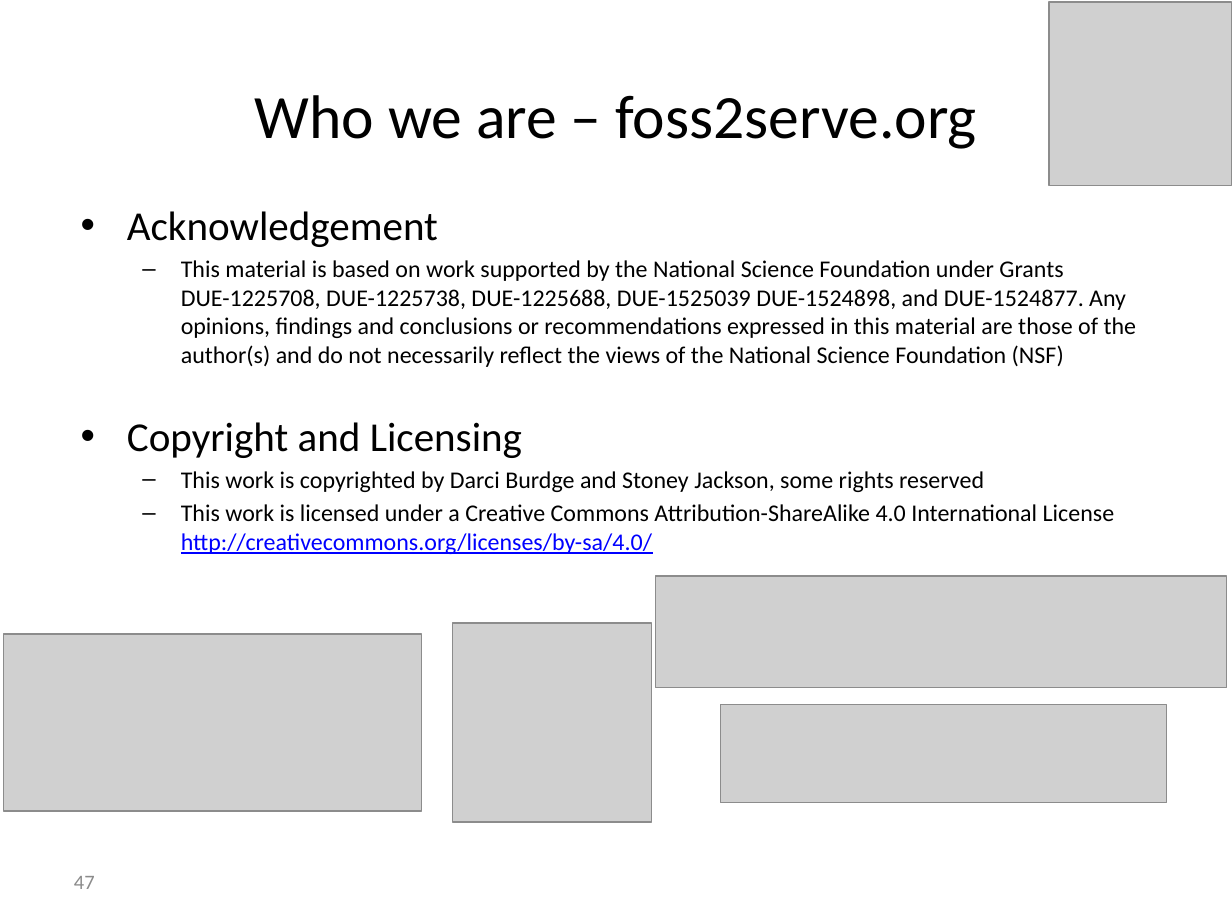
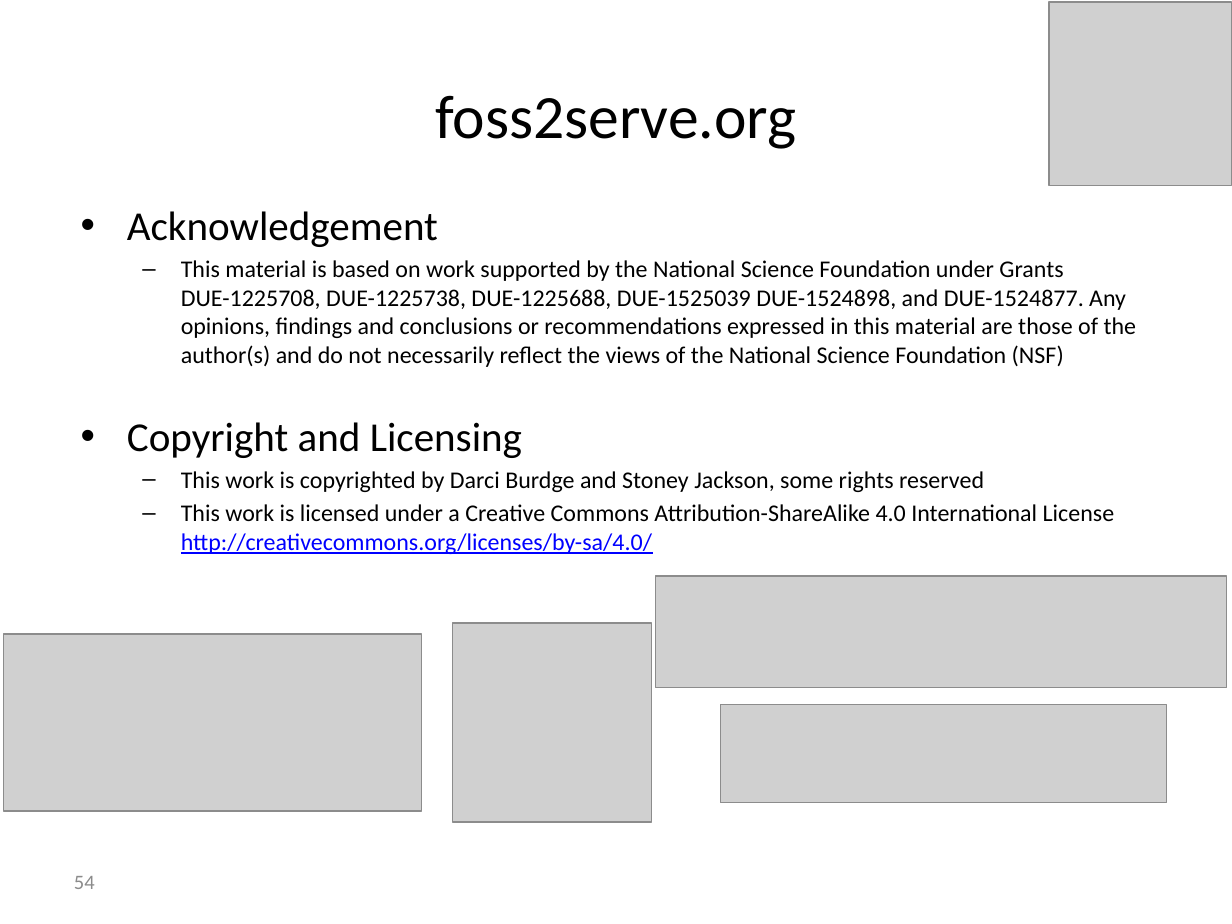
Before and after one commit to foss2serve/github-workflow-activity, a slide deck: slide 54 of presentation.pptx (slide 47 before the commit). Drawn at 1232x924 pixels with LibreOffice and Linux fonts; fonts in the diff are those of the drawing; grey boxes stand for pictures; background and template pictures are left out. Boxes give left, top, right and bottom in pixels: in the first picture for what was removed or moved away, otherwise in the second. Text is boxed around its words. In the diff, an @@ line names an element or a change of style, - is before the commit and + after.

```diff
--- a/presentation.pptx
+++ b/presentation.pptx
@@ title at (x1=435, y1=95, x2=796, y2=149): text changed @@
-Who we are – foss2serve.org
+foss2serve.org
@@ page number at (x1=74, y1=876, x2=95, y2=889): text changed @@
-47
+54
```
Also in this commit, not shown: 19 other slides changed, 33 slides added, 26 slides removed.
